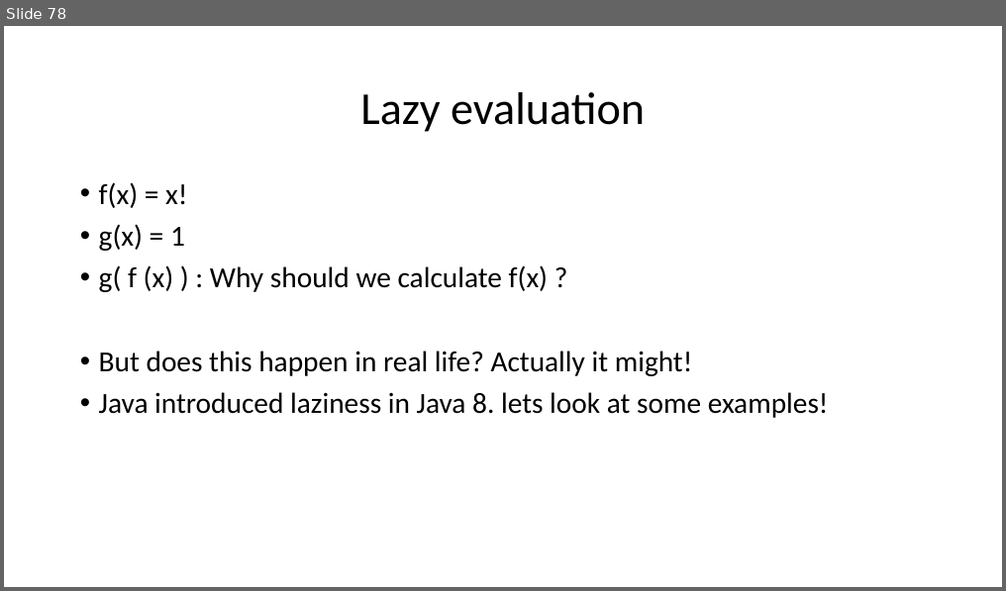
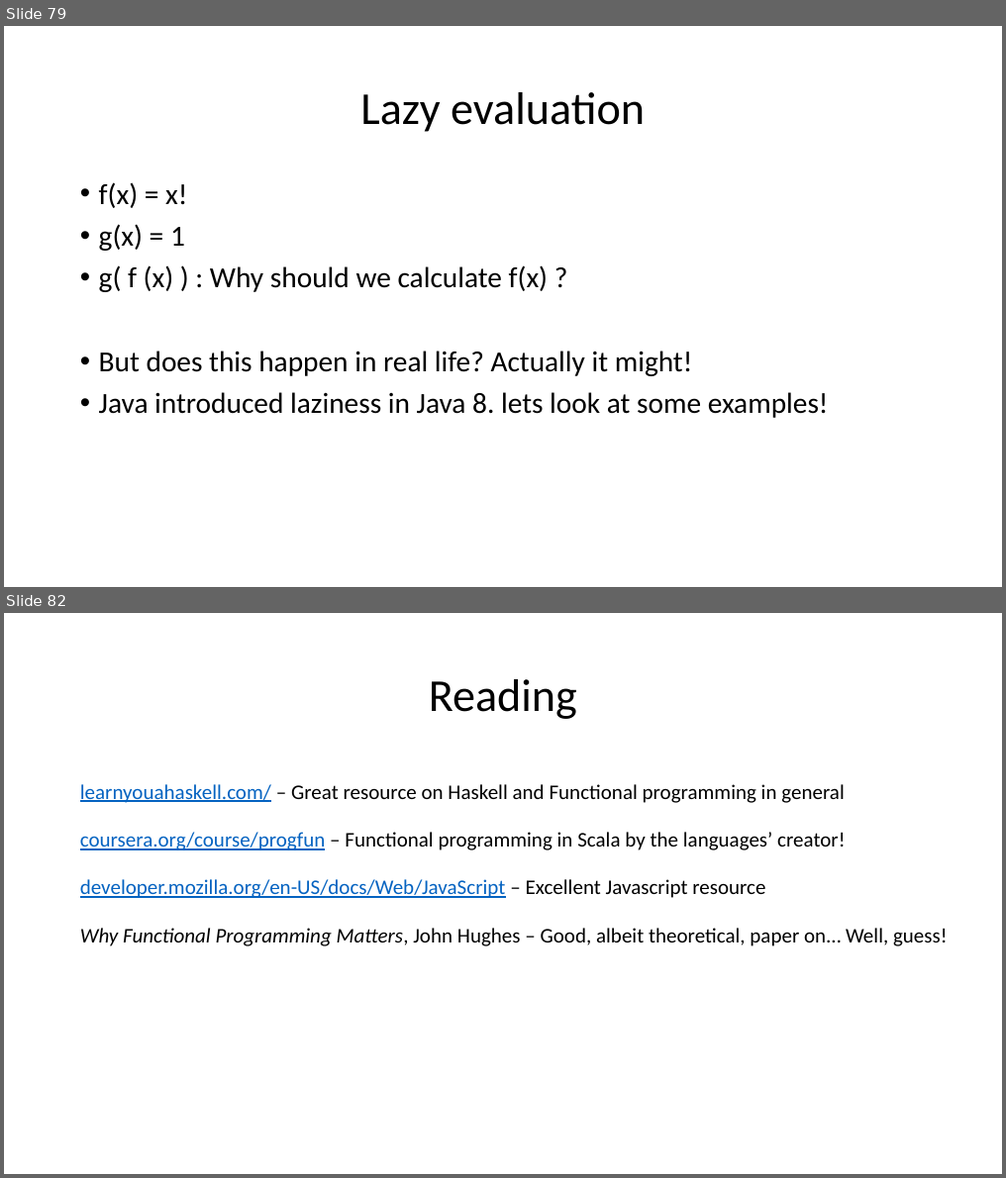
Before and after one commit to aludkiewicz/comparativefunc, a slide deck: presentation.pptx. Shown one above the other, each under a label of ours: slide 78 before the commit, slides 79 and 82 after it; the slides between them are not shown. The pictures are 1006x591 and 1006x1178 pixels, drawn with LibreOffice and Linux fonts; fonts in the diff are those of the drawing. Boxes give left, top, right and bottom in pixels: in the first picture for what was removed or moved away, otherwise in the second. Text is boxed around its words. In the diff, an @@ line names an element or a change of style, - is before the commit and + after.

```diff
--- a/presentation.pptx
+++ b/presentation.pptx
@@ slide 82 added at (4, 613, 1002, 1174), background #FFFFFF @@
@@ title added at (429, 679, 577, 719), 44 pt, text #000000 @@
+Reading
@@ text added at (80, 784, 947, 947), 20 pt, text #000000 @@
+learnyouahaskell.com/ – Great resource on Haskell and Functional programming in general
+coursera.org/course/progfun – Functional programming in Scala by the languages’ creator!
+developer.mozilla.org/en-US/docs/Web/JavaScript – Excellent Javascript resource
+Why Functional Programming Matters, John Hughes – Good, albeit theoretical, paper on… Well, guess!
@@ what was slide 78 is now slide 79 @@
```
Also in this commit, not shown: 8 slides changed, 3 other slides added.
